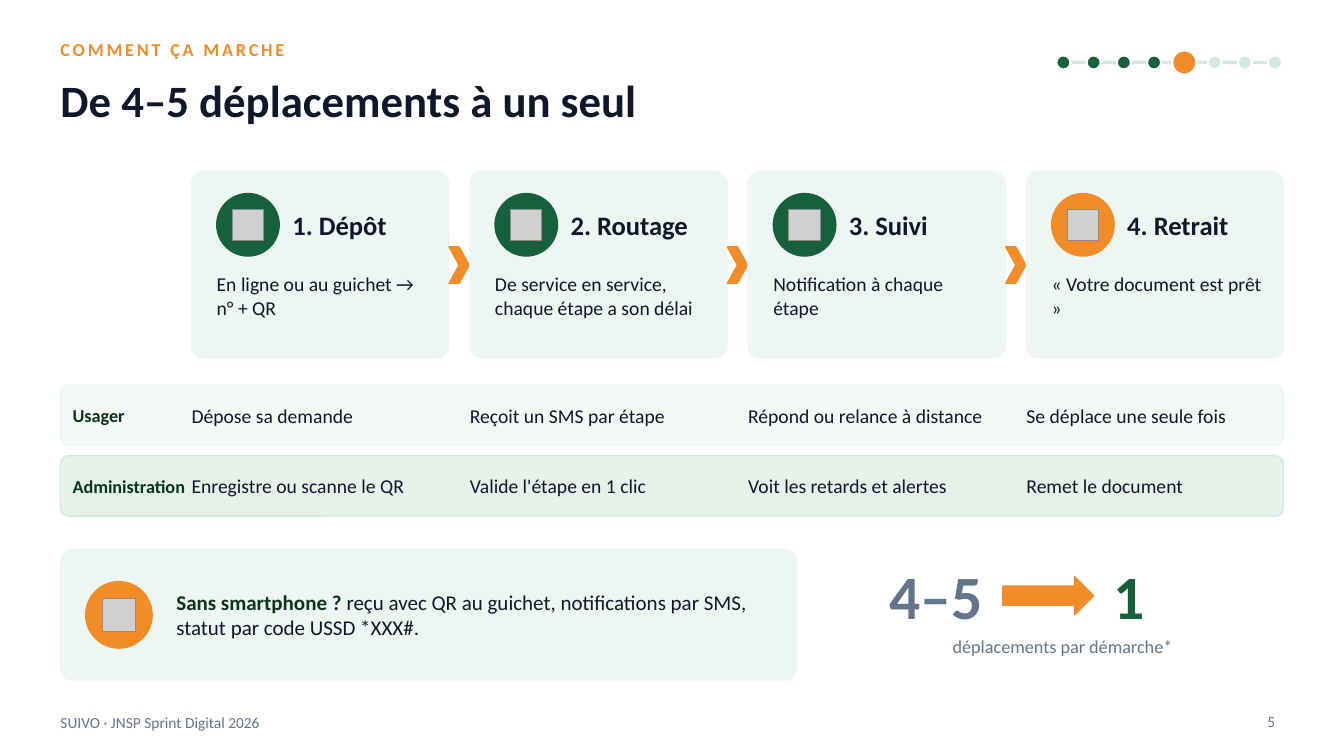
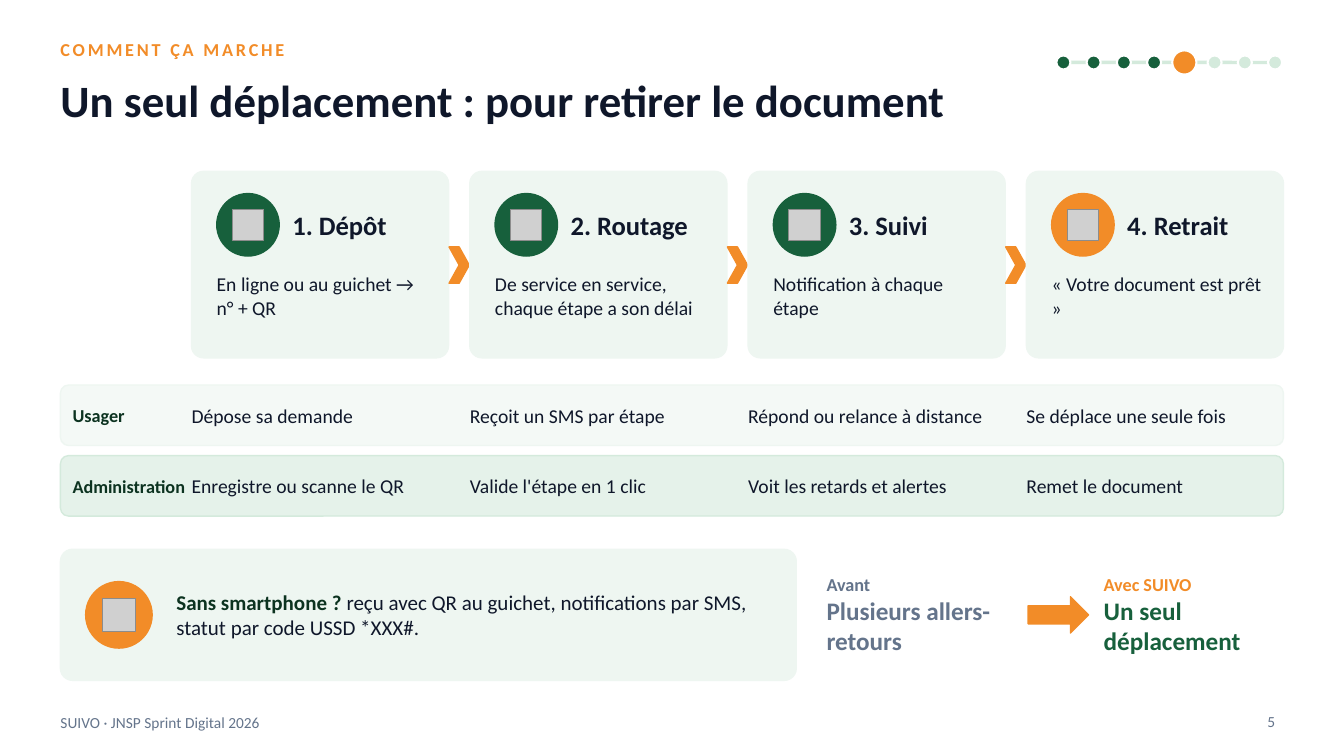
Before and after one commit to karl94/blog, a slide deck: slide 5 of jnsp-sprint-digital/08-pitch-deck/SUIVO-pitch-illustre.pptx. Drawn at 1344x756 pixels with LibreOffice and Linux fonts; fonts in the diff are those of the drawing; grey boxes stand for pictures. Boxes give left, top, right and bottom in pixels: in the first picture for what was removed or moved away, otherwise in the second. Text is boxed around its words. In the diff, an @@ line names an element or a change of style, - is before the commit and + after.

```diff
--- a/jnsp-sprint-digital/08-pitch-deck/SUIVO-pitch-illustre.pptx
+++ b/jnsp-sprint-digital/08-pitch-deck/SUIVO-pitch-illustre.pptx
@@ title at bbox=[60, 85, 944, 124]: text changed @@
-De 4–5 déplacements à un seul
+Un seul déplacement : pour retirer le document
@@ text at bbox=[827, 579, 990, 650]: text changed; size 44 to 18 pt @@
-4–5
+Avant
+Plusieurs allers-retours
@@ right arrow: place and size @@
-right arrow at bbox=[1003, 577, 1094, 615]
+right arrow at bbox=[1028, 597, 1089, 633]
@@ text at bbox=[1104, 579, 1241, 654]: text changed; size 44 to 18 pt @@
-1
+Avec SUIVO
+Un seul déplacement
@@ text removed at bbox=[953, 640, 1172, 656] @@
-déplacements par démarche*
```
Also in this commit, not shown: 4 other slides changed, 1 slide added, 1 slide removed, 7 other files.
